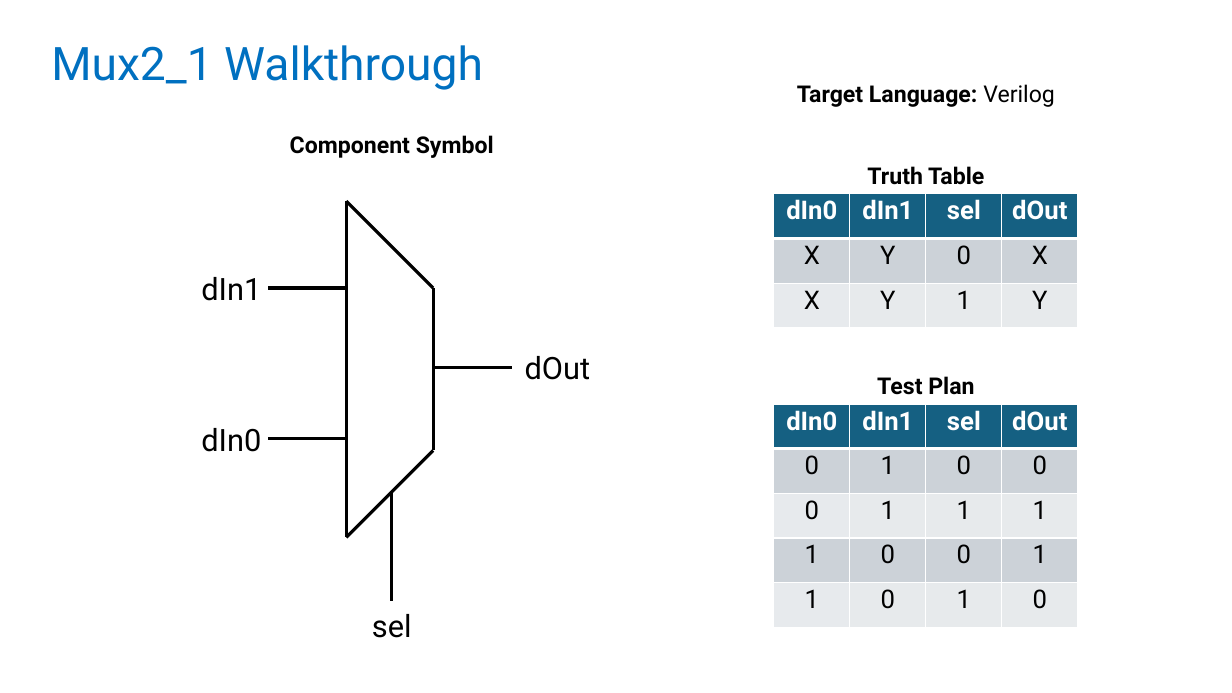
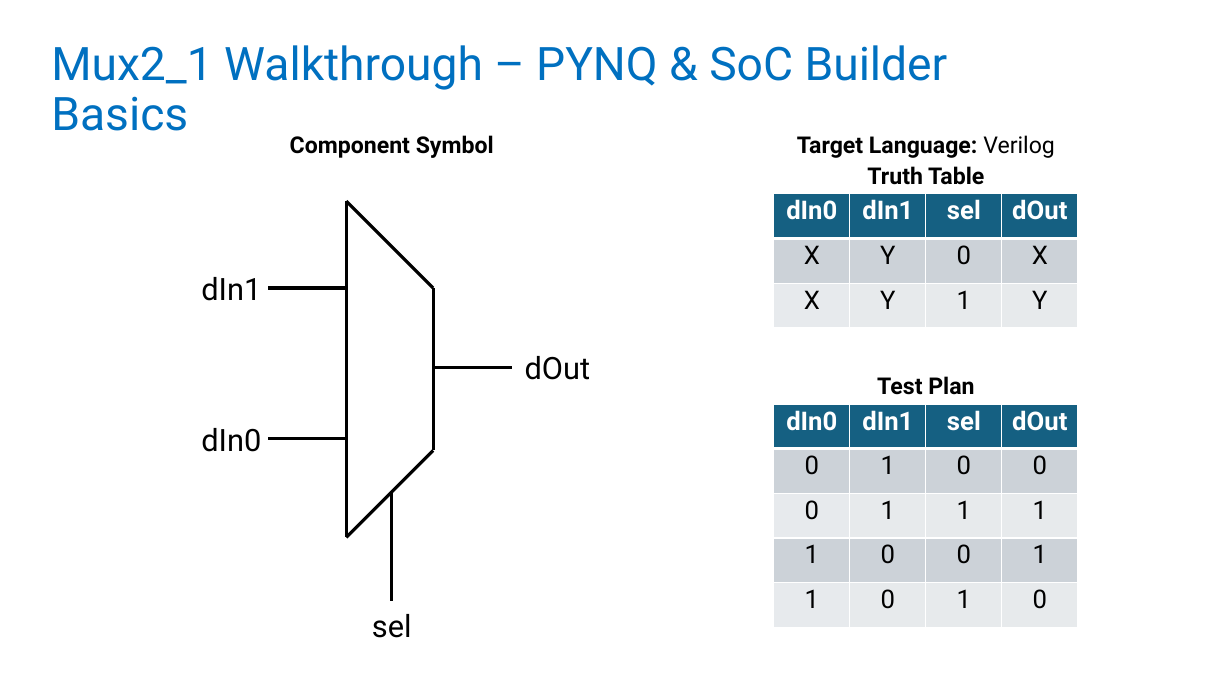
Before and after one commit to Logicademy/PYNQ-SoC-Builder, a slide deck: slide 1 of docs/walkthroughs.pptx. Drawn at 1232x693 pixels with LibreOffice and Linux fonts; fonts in the diff are those of the drawing. Boxes give left, top, right and bottom in pixels: in the first picture for what was removed or moved away, otherwise in the second. Text is boxed around its words. In the diff, an @@ line names an element or a change of style, - is before the commit and + after.

```diff
--- a/docs/walkthroughs.pptx
+++ b/docs/walkthroughs.pptx
@@ text at [51,45,948,131]: text changed @@
-Mux2_1 Walkthrough
+Mux2_1 Walkthrough – PYNQ & SoC Builder Basics
@@ text "Target Language: Verilog": place and size @@
-text "Target Language: Verilog" at [797,84,1055,107]
+text "Target Language: Verilog" at [797,135,1055,158]
```
Also in this commit, not shown: 2 other slides changed, 3 other files.
